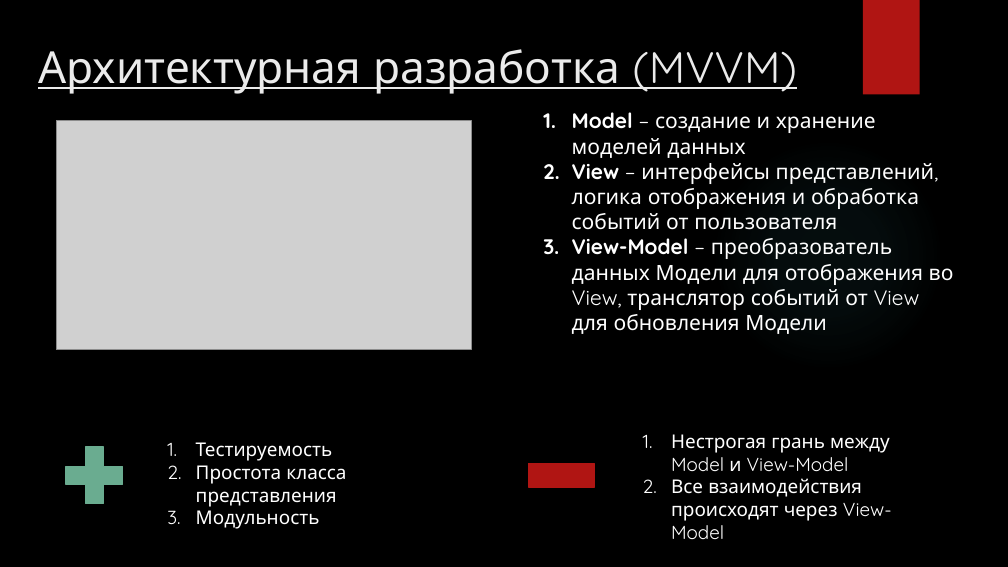
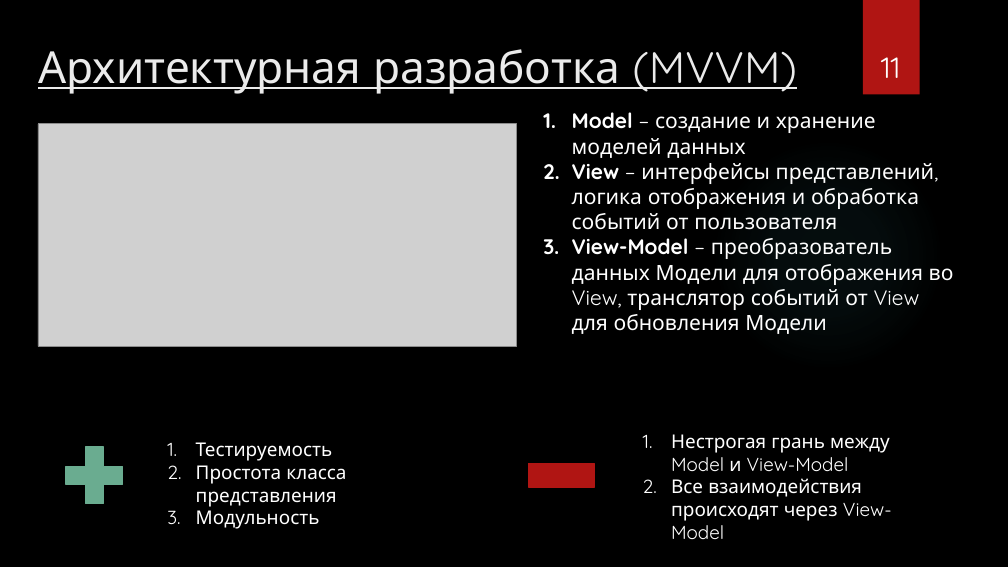
Before and after one commit to JerryCh0/mipt_diploma, a slide deck: slide 11 of representation/final_presentation.pptx. Drawn at 1008x567 pixels with LibreOffice and Linux fonts; fonts in the diff are those of the drawing; grey boxes stand for pictures; background and template pictures are left out. Boxes give left, top, right and bottom in pixels: in the first picture for what was removed or moved away, otherwise in the second. Text is boxed around its words. In the diff, an @@ line names an element or a change of style, - is before the commit and + after.

```diff
--- a/representation/final_presentation.pptx
+++ b/representation/final_presentation.pptx
@@ page number added at (881,57,901,78), 28 pt, text #FFFFFF @@
+11
@@ picture: place and size @@
-picture at (56,121,471,350)
+picture at (38,124,516,347)
```
Also in this commit, not shown: 20 other slides changed, 4 other files.
